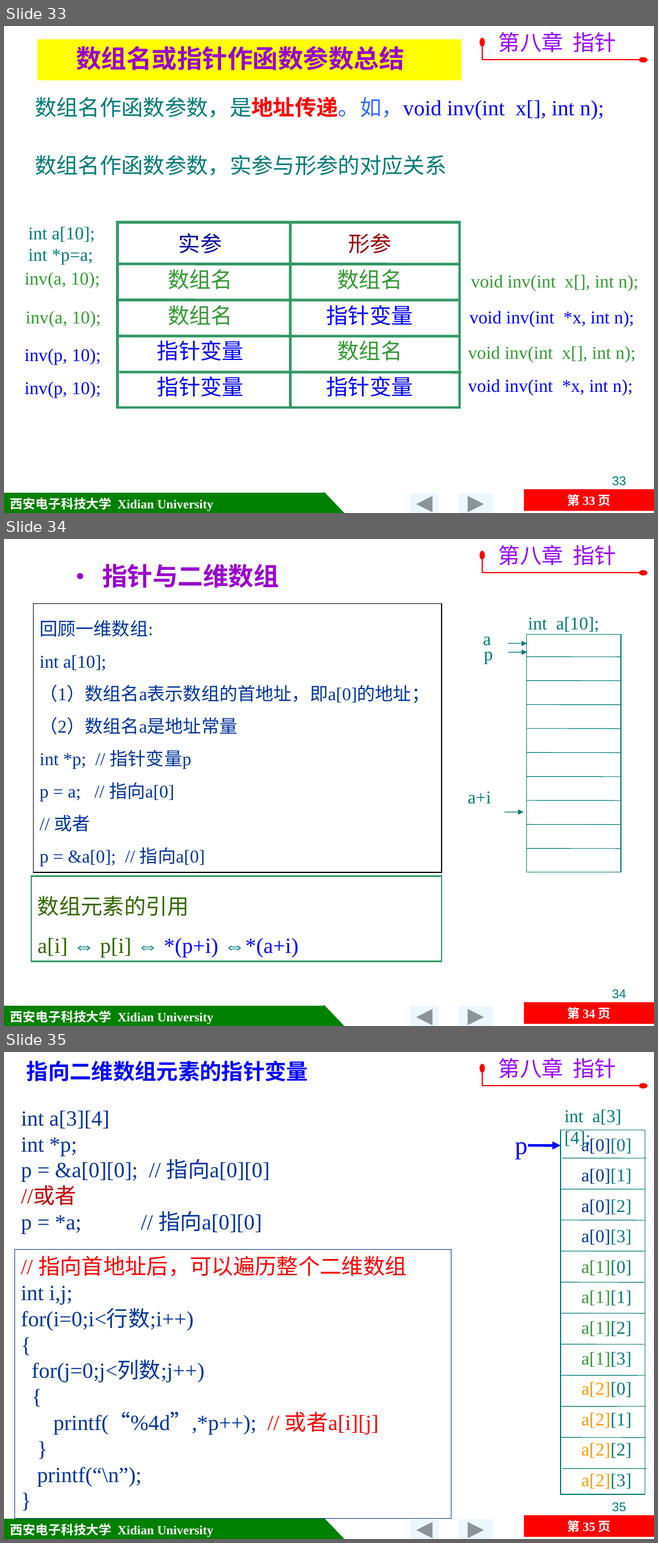
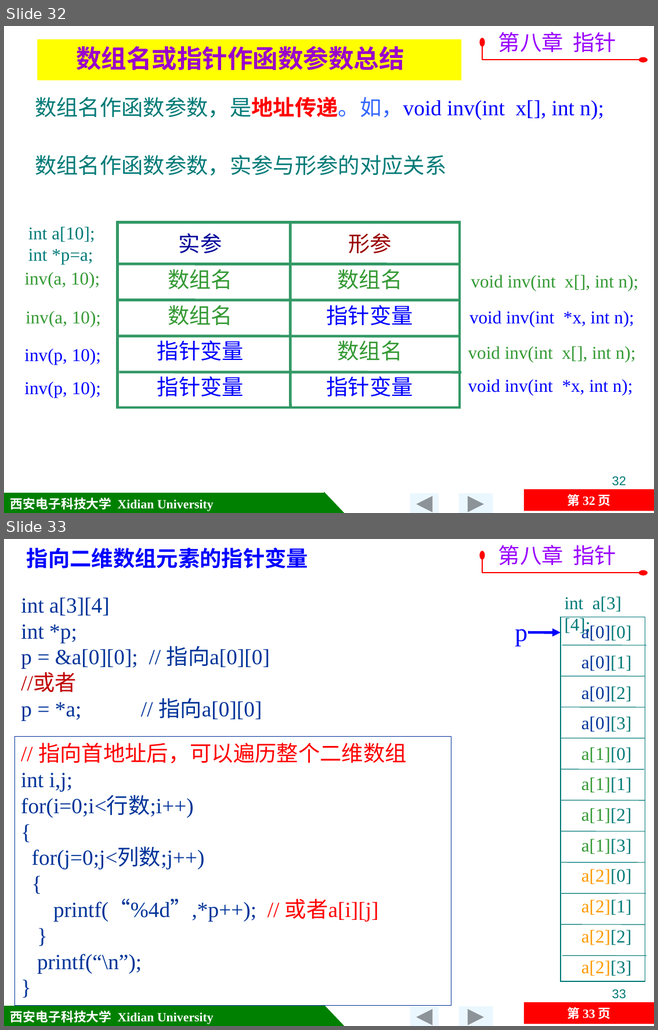
Before and after one commit to jtrfid/C-Repositories, a slide deck: 2016/C语言/课件/第8章 指针.pptx. Shown one above the other, each under a label of ours: slides 33, 34 and 35 before the commit, slides 32 and 33 after it. The pictures are 658x1543 and 658x1030 pixels, drawn with LibreOffice and Linux fonts; fonts in the diff are those of the drawing; background and template pictures are left out. Boxes give left, top, right and bottom in pixels: in the first picture for what was removed or moved away, otherwise in the second. Text is boxed around its words. In the diff, an @@ line names an element or a change of style, - is before the commit and + after.

```diff
--- a/2016/C语言/课件/第8章 指针.pptx
+++ b/2016/C语言/课件/第8章 指针.pptx
@@ slide 34 removed at [4, 539, 654, 1026], background picture (left out); not listed: 5 template elements that a slide beside it also shows @@
@@ freeform shape removed at [482, 555, 643, 573] @@
@@ text removed at [498, 545, 616, 565] @@
-第八章 指针
@@ text removed at [102, 564, 279, 588] @@
-  • 指针与二维数组
@@ rectangle removed at [33, 603, 441, 873] @@
-回顾一维数组:
-int a[10];
-（1）数组名a表示数组的首地址，即a[0]的地址；
-（2）数组名a是地址常量
-int *p; // 指针变量p
-p = a; // 指向a[0]
-// 或者
-p = &a[0]; // 指向a[0]
@@ group removed at [482, 617, 621, 873]: 9 lines, 3 arrows, 3 texts, 1 rectangle @@
-a
-int a[10];
-p
@@ text removed at [467, 791, 491, 804] @@
-a+i
@@ rectangle removed at [31, 876, 441, 962] @@
-数组元素的引用
-a[i] ⇔ p[i] ⇔ *(p+i) ⇔*(a+i)
@@ page number removed at [612, 989, 626, 999] @@
-34
@@ what was slide 33 is now slide 32 @@
@@ page number at [612, 476, 626, 486]: text changed @@
-33
+32
@@ page number at [567, 494, 611, 506]: text changed @@
-第 33 页
+第 32 页
@@ what was slide 35 is now slide 33 @@
@@ page number at [612, 989, 626, 999]: text changed @@
-35
+33
@@ page number at [567, 1007, 611, 1019]: text changed @@
-第 35 页
+第 33 页
```
Also in this commit, not shown: 1 slide changed, 1 other slide removed, 2 other files.
